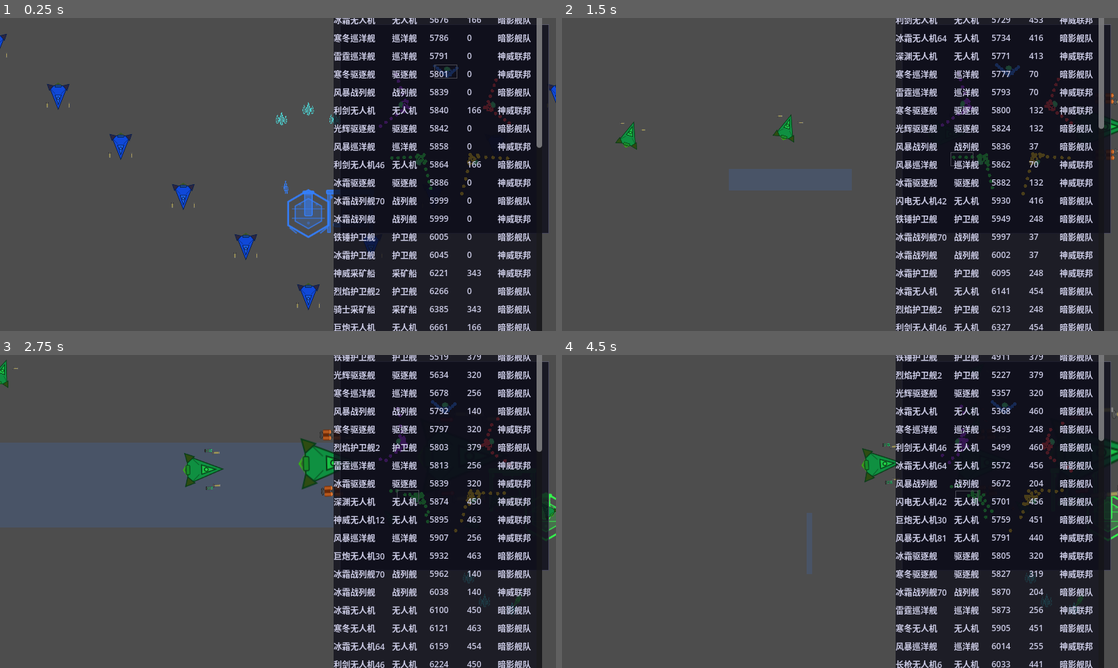
Above: before the commit, frames 1-4 (two rows, left to right).
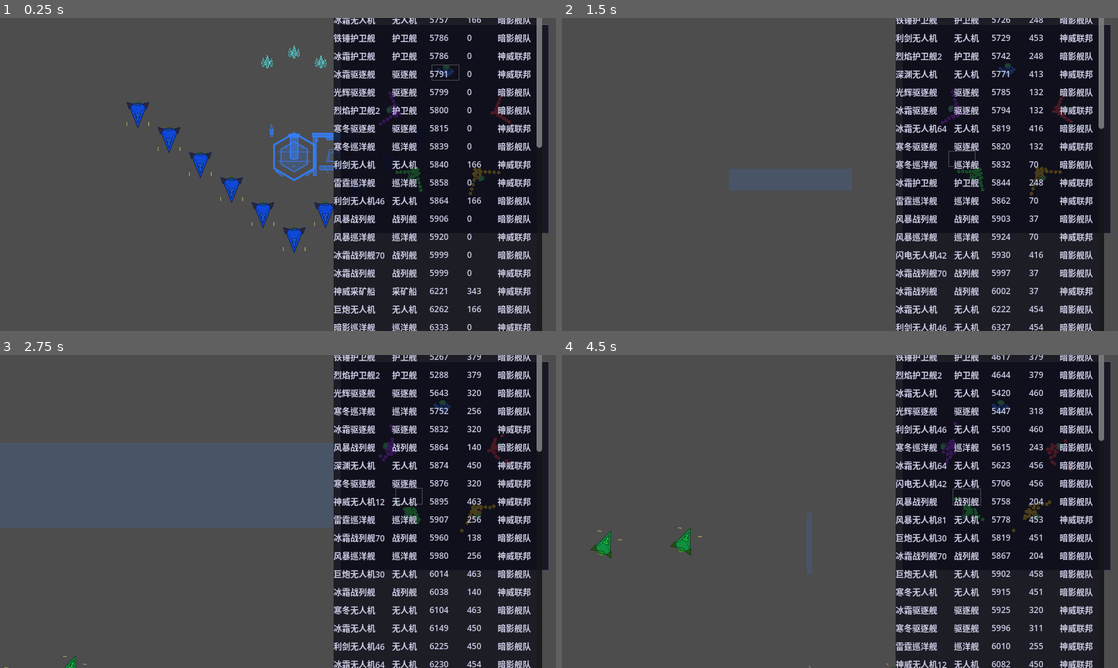
Above: after the commit, the same moments.

Repository: ZhanXuzhao/SpaceRTS
Game: Godot game, scene res://scenes/main.tscn
Same seed, same stepped clock (60 frames per second), same inputs: the game is played once before the commit and once after it.
Inputs (mouse positions are in pixels of both pictures, inside the frame that each line leads up to):
- Up to frame 1 (0.25 s): no input
- Up to frame 2 (1.5 s): tap Enter at 0.5 s; move the mouse to (962, 158) at 0.52 s; hold W 0.53-1.25 s; tap Z at 0.6 s; click (962, 158) at 0.67 s; drag from (728, 190) to (1095, 127) at 1.27 s
- Up to frame 3 (2.75 s): move the mouse to (333, 442) at 2.02 s; hold W from 2.03 s (still down); tap C at 2.1 s
- Up to frame 4 (4.5 s): release W at 2.75 s; drag from (812, 574) to (1073, 492) at 2.77 s; move the mouse to (1006, 558) at 3.52 s; hold A 3.53-4.25 s; tap B at 3.6 s; drag from (673, 464) to (1073, 608) at 4.27 s

The runs differ from the first frame. In frame 1, 8.8% of the frame differs, in the area x 0-100%, y 0-100%; in frame 2, 6.3%; in frame 3, 5.5%; in frame 4, 5.9%.

Commit message:
refactor: 阵型间距移至 GameConfig 并减半至 100
- game_config.gd 新增 FORMATION_BASE_SPACING = 100.0
- main.gd 删除局部常量，改用 GameConfig.FORMATION_BASE_SPACING
- 间距从 200 减半为 100

Diff:
--- a/game_config.gd
+++ b/game_config.gd
@@ -144,6 +144,9 @@
 ## 部署建筑时移动终点距部署点的距离（px），到达即部署
 const DEPLOY_ARRIVAL_DISTANCE := 0.0
 
+## 阵型基础间距（px），乘以平均尺寸系数
+const FORMATION_BASE_SPACING := 100.0
+
 ## 船坞造舰价格（矿物）
 const SHIPYARD_COST_DRONE := 50
 const SHIPYARD_COST_FRIGATE := 100
--- a/scripts/main.gd
+++ b/scripts/main.gd
@@ -928,8 +928,6 @@
 				unit.move_to(target_pos, _formation_forward_rot)
 
 
-const FORMATION_BASE_SPACING := 200.0
-
 ## 计算 V 字阵型偏移量（相对于顶点）
 ## sizes: 按尺寸降序排列的 _size_mult 数组
 ## forward: V 字尖端指向方向
@@ -989,7 +987,7 @@
 	for u in valid:
 		avg_size += u._size_mult
 	avg_size /= count
-	var spacing := FORMATION_BASE_SPACING * avg_size
+	var spacing := GameConfig.FORMATION_BASE_SPACING * avg_size
 
 	# 按尺寸从大到小排序
 	var sorted = valid.duplicate()
@@ -1611,7 +1609,7 @@
 
 	# 使用与移动阵型相同的 V 字算法
 	var forward = forward_dir
-	var spacing = FORMATION_BASE_SPACING * avg_size
+	var spacing = GameConfig.FORMATION_BASE_SPACING * avg_size
 	var offsets = _calc_v_formation_offsets(sizes, forward, spacing)
 	var v_rotation = forward.angle()
 
